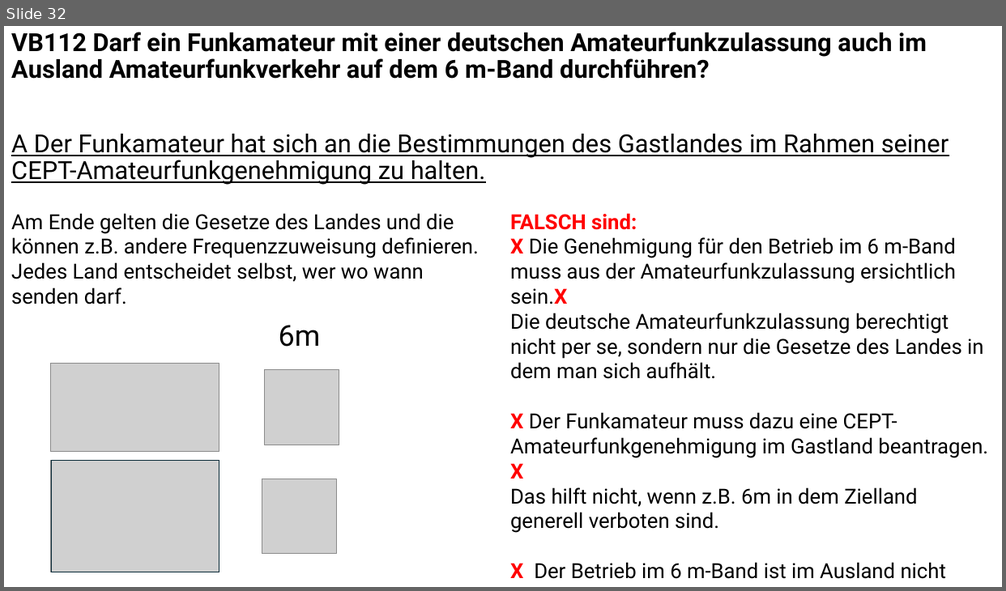
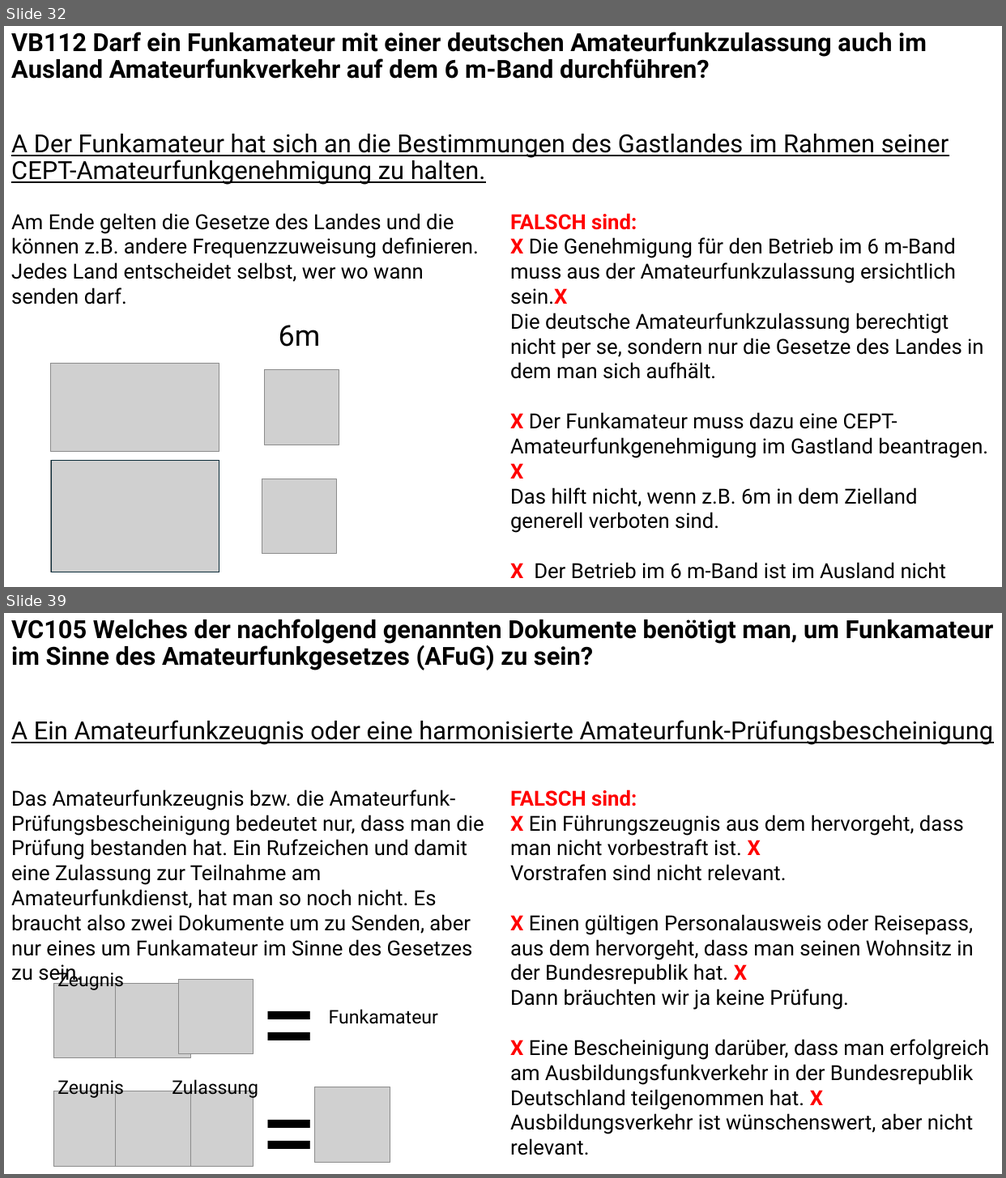
Before and after one commit to Nothinel/Lichtblicke_Amateurfunk, a slide deck: Kenntnisse_von_Vorschriften/Lichtblicke_Kenntnisse_von_Vorschriften.pptx. Shown one above the other, each under a label of ours: slide 32 before the commit, slides 32 and 39 after it; the slides between them are not shown. The pictures are 1006x591 and 1006x1178 pixels, drawn with LibreOffice and Linux fonts; fonts in the diff are those of the drawing; grey boxes stand for pictures. Boxes give left, top, right and bottom in pixels: in the first picture for what was removed or moved away, otherwise in the second. Text is boxed around its words. In the diff, an @@ line names an element or a change of style, - is before the commit and + after.

```diff
--- a/Kenntnisse_von_Vorschriften/Lichtblicke_Kenntnisse_von_Vorschriften.pptx
+++ b/Kenntnisse_von_Vorschriften/Lichtblicke_Kenntnisse_von_Vorschriften.pptx
@@ slide 39 added at bbox=[4, 613, 1002, 1174], background #FFFFFF @@
@@ text added at bbox=[11, 619, 994, 745], 24 pt, text #000000, bold @@
+VC105 Welches der nachfolgend genannten Dokumente benötigt man, um Funkamateur im Sinne des Amateurfunkgesetzes (AFuG) zu sein?
+A Ein Amateurfunkzeugnis oder eine harmonisierte Amateurfunk-Prüfungsbescheinigung
@@ text added at bbox=[11, 790, 484, 956], 20 pt, text #000000 @@
+Das Amateurfunkzeugnis bzw. die Amateurfunk-Prüfungsbescheinigung bedeutet nur, dass man die Prüfung bestanden hat. Ein Rufzeichen und damit eine Zulassung zur Teilnahme am Amateurfunkdienst, hat man so noch nicht. Es braucht also zwei Dokumente um zu Senden, aber nur eines um Funkamateur im Sinne des Gesetzes zu sein.
@@ text added at bbox=[510, 790, 989, 1156], 20 pt, text #000000 @@
+FALSCH sind:
+X Ein Führungszeugnis aus dem hervorgeht, dass man nicht vorbestraft ist. X
+Vorstrafen sind nicht relevant.
+X Einen gültigen Personalausweis oder Reisepass, aus dem hervorgeht, dass man seinen Wohnsitz in der Bundesrepublik hat. X
+Dann bräuchten wir ja keine Prüfung.
+X Eine Bescheinigung darüber, dass man erfolgreich am Ausbildungsfunkverkehr in der Bundesrepublik Deutschland teilgenommen hat. X
+Ausbildungsverkehr ist wünschenswert, aber nicht relevant.
@@ group added at bbox=[53, 954, 438, 1174]: 7 pictures, 6 texts @@
+=
+=
+Zeugnis
+Zeugnis
+Zulassung
+Funkamateur
```
Also in this commit, not shown: 8 other slides added, 2 other files.
